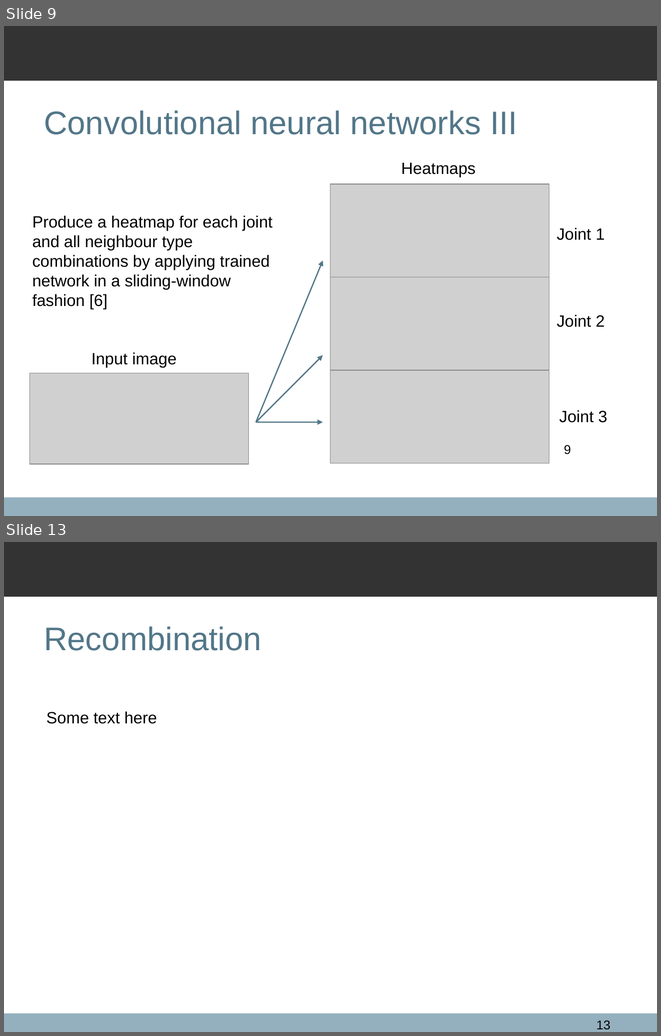
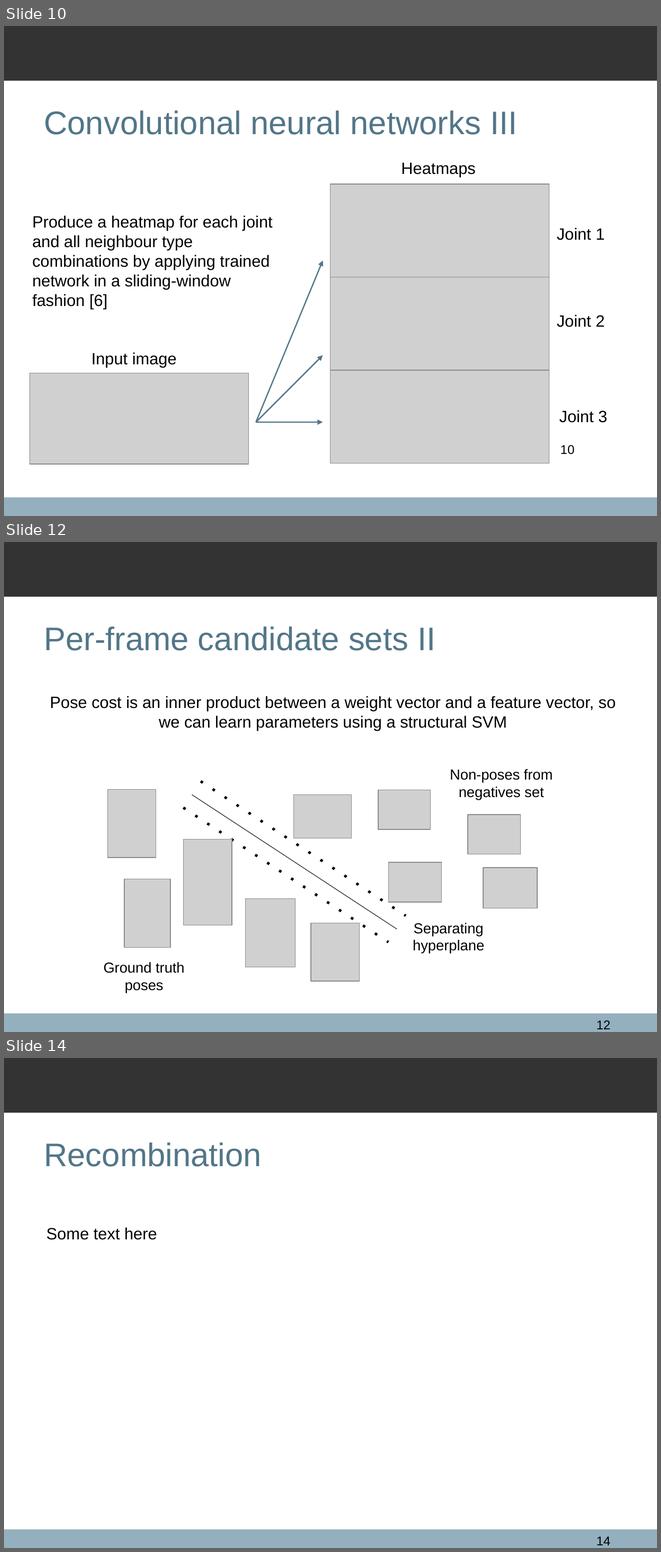
Before and after one commit to qxcv/comp2560, a slide deck: presentation/presentation.odp. Shown one above the other, each under a label of ours: slides 9 and 13 before the commit, slides 10, 12 and 14 after it; the slides between them are not shown. The pictures are 661x1036 and 661x1552 pixels, drawn with LibreOffice and Linux fonts; fonts in the diff are those of the drawing; grey boxes stand for pictures; background and template pictures are left out. Boxes give left, top, right and bottom in pixels: in the first picture for what was removed or moved away, otherwise in the second. Text is boxed around its words. In the diff, an @@ line names an element or a change of style, - is before the commit and + after.

```diff
--- a/presentation/presentation.odp
+++ b/presentation/presentation.odp
@@ slide 12 added at (4, 542, 657, 1032), background #FFFFFF; not listed: 2 template elements that a slide beside it also shows @@
@@ title added at (44, 626, 435, 651), 36 pt, text #527688 @@
+Per-frame candidate sets II
@@ text added at (50, 696, 616, 730), 18 pt, text #000000 @@
+Pose cost is an inner product between a weight vector and a feature vector, so we can learn parameters using a structural SVM
@@ group added at (104, 769, 553, 993): 10 pictures, 3 lines, 3 texts @@
+Separating
+hyperplane
+Non-poses from negatives set
+Ground truth poses
@@ page number added at (597, 1020, 611, 1029), 14 pt, text #000000 @@
+12
@@ what was slide 9 is now slide 10 @@
@@ page number at (560, 445, 575, 454): text changed @@
-9
+10
@@ what was slide 13 is now slide 14 @@
@@ page number at (597, 1536, 611, 1545): text changed @@
-13
+14
```
Also in this commit, not shown: 3 slides changed, 2 other slides added, 2 slides removed, 3 other files.
